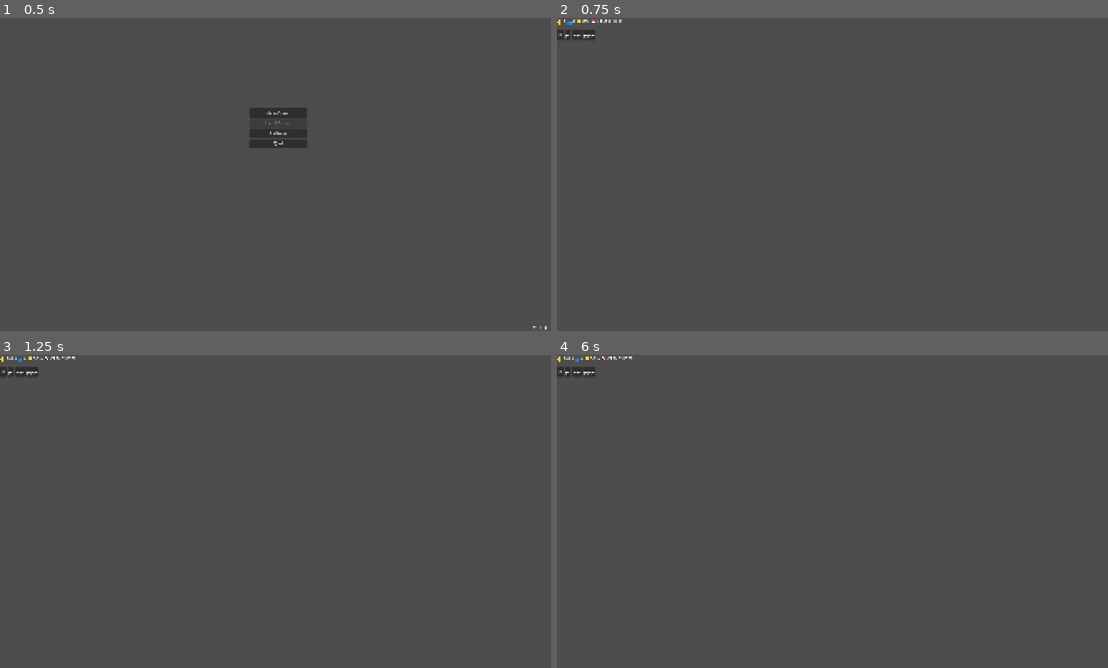
Above: before the commit, frames 1-4 (two rows, left to right).
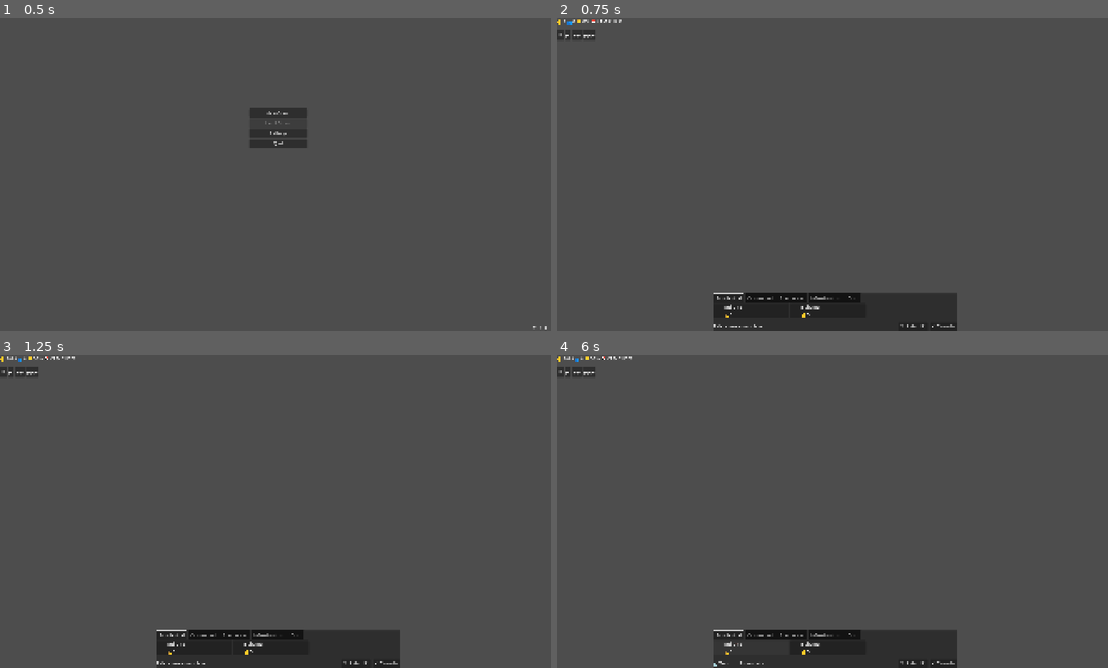
Above: after the commit, the same moments.

Repository: roltipony/consell
Game: Godot game, scene res://scenes/main/MainMenu.tscn
Two runs of this game, one before a commit and one after it. Both use one fixed random seed, a clock stepped at 60 frames per second and the inputs below.
Inputs (mouse positions are in pixels of both pictures, inside the frame that each line leads up to):
- Up to frame 1 (0.5 s): no input
- Up to frame 2 (0.75 s): click "New Game" at 0.5 s
- Up to frame 3 (1.25 s): no input
- Up to frame 4 (6 s): click (915, 664) at 1.25 s, where only the run after the commit has a clickable "↻ Rotar (R)"; click (942, 664) at 2 s, where only the run after the commit has a clickable "✕ Cancelar"; click "⏸" at 2.75 s; click "▶" at 3.5 s; click "▶▶" at 4.25 s; click "▶▶▶" at 5 s; click (749, 646) at 5.77 s

Frame 1 is identical in both runs. In frame 2, 5.3% of the frame differs, in the area x 28-73%, y 87-100%; in frame 3, 5.3%; in frame 4, 4.8%.

Commit message:
first building placer

Diff:
--- a/project.godot
+++ b/project.godot
@@ -87,6 +87,11 @@
 ]
 }
 
+rotate_building={
+"deadzone": 0.5,
+"events": [Object(InputEventKey,"resource_local_to_scene":false,"resource_name":"","device":-1,"window_id":0,"alt_pressed":false,"shift_pressed":false,"ctrl_pressed":false,"meta_pressed":false,"pressed":false,"keycode":0,"physical_keycode":82,"key_label":0,"unicode":114,"location":0,"echo":false,"script":null)]
+}
+
 [rendering]
 
 textures/canvas_textures/default_texture_filter=0
--- a/scenes/ui/BuildMenu.tscn
+++ b/scenes/ui/BuildMenu.tscn
@@ -2,19 +2,66 @@
 
 [ext_resource type="Script" path="res://src/ui/panels/BuildMenu.gd" id="1"]
 
-[node name="BuildMenu" type="PanelContainer"]
+[node name="BuildMenu" type="CanvasLayer"]
+
+[node name="Panel" type="PanelContainer" parent="."]
 script = ExtResource("1")
-visible = false
-offset_right = 300.0
-offset_bottom = 600.0
+anchors_preset = 7
+anchor_left = 0.5
+anchor_top = 1.0
+anchor_right = 0.5
+anchor_bottom = 1.0
+offset_left = -420.0
+offset_top = -130.0
+offset_right = 420.0
+offset_bottom = 0.0
+grow_horizontal = 2
+grow_vertical = 0
 
-[node name="Header" type="HBoxContainer" parent="."]
+[node name="VBox" type="VBoxContainer" parent="Panel"]
+layout_mode = 1
+anchors_preset = 15
+anchor_right = 1.0
+anchor_bottom = 1.0
+offset_left = 6.0
+offset_top = 4.0
+offset_right = -6.0
+offset_bottom = -4.0
+theme_override_constants/separation = 4
 
-[node name="CloseButton" type="Button" parent="Header"]
-text = "✕"
+[node name="CategoryTabs" type="TabBar" parent="Panel/VBox"]
+layout_mode = 2
+size_flags_horizontal = 3
+clip_tabs = false
 
-[node name="TabContainer" type="TabContainer" parent="."]
-offset_top = 40.0
-offset_right = 300.0
-offset_bottom = 600.0
+[node name="Scroll" type="ScrollContainer" parent="Panel/VBox"]
+layout_mode = 2
 size_flags_vertical = 3
+horizontal_scroll_mode = 1
+vertical_scroll_mode = 0
+
+[node name="BtnRow" type="HBoxContainer" parent="Panel/VBox/Scroll"]
+layout_mode = 2
+size_flags_horizontal = 1
+theme_override_constants/separation = 6
+
+[node name="BottomRow" type="HBoxContainer" parent="Panel/VBox"]
+layout_mode = 2
+size_flags_horizontal = 3
+theme_override_constants/separation = 8
+
+[node name="SelectedLabel" type="Label" parent="Panel/VBox/BottomRow"]
+layout_mode = 2
+size_flags_horizontal = 3
+text = "Selecciona un edificio"
+vertical_alignment = 1
+
+[node name="RotateButton" type="Button" parent="Panel/VBox/BottomRow"]
+layout_mode = 2
+custom_minimum_size = Vector2(100, 0)
+text = "↻ Rotar (R)"
+
+[node name="CancelButton" type="Button" parent="Panel/VBox/BottomRow"]
+layout_mode = 2
+custom_minimum_size = Vector2(90, 0)
+text = "✕ Cancelar"
--- a/src/core/EventBus.gd
+++ b/src/core/EventBus.gd
@@ -42,6 +42,7 @@
 signal panel_close_requested(panel_id: String)
 signal build_mode_entered(building_id: String)
 signal build_mode_exited()
+signal build_mode_rotate()   # ← NEW: rotate the ghost 90°
 
 # ─── Event / Disaster Signals ──────────────────────────────────────
 signal game_event_triggered(event_data: Dictionary)
--- a/src/entities/buildings/BuildingData.gd
+++ b/src/entities/buildings/BuildingData.gd
@@ -64,5 +64,6 @@
 	bd.requires_water       = data.get("requires_water",       false)
 	bd.unlock_level         = data.get("unlock_level",         0)
 	bd.max_level            = data.get("max_level",            1)
-	bd.upgrade_costs        = Array(data.get("upgrade_costs",  []))
+	var raw_costs: Array = data.get("upgrade_costs", [])
+	bd.upgrade_costs.assign(raw_costs)
 	return bd
--- a/src/systems/grid/BuildingPlacer.gd
+++ b/src/systems/grid/BuildingPlacer.gd
@@ -1,5 +1,5 @@
 ## BuildingPlacer.gd
-## Handles placement mode: ghost preview, click to place, Escape to cancel.
+## Handles placement mode: ghost preview, click to place, R to rotate, Escape to cancel.
 class_name BuildingPlacer
 extends Node2D
 
@@ -8,6 +8,7 @@
 var _ghost: Node2D = null
 var _hover_cell: Vector2i = Vector2i.ZERO
 var _can_place_here: bool = false
+var _rotation_steps: int = 0   # 0=0°, 1=90°, 2=180°, 3=270°
 
 const COLOR_VALID:   Color = Color(0.2, 1.0, 0.2, 0.5)
 const COLOR_INVALID: Color = Color(1.0, 0.2, 0.2, 0.5)
@@ -15,6 +16,7 @@
 func _ready() -> void:
 	EventBus.build_mode_entered.connect(_on_build_mode_entered)
 	EventBus.build_mode_exited.connect(_on_build_mode_exited)
+	EventBus.build_mode_rotate.connect(_on_build_mode_rotate)
 
 func _process(_delta: float) -> void:
 	if not _active:
@@ -26,9 +28,12 @@
 		return
 	if event.is_action_pressed("place_building"):
 		_try_place()
+	elif event.is_action_pressed("rotate_building"):
+		_rotate()
 	elif event.is_action_pressed("cancel_action"):
 		_cancel()
 
+# ── Placement ─────────────────────────────────────────────────────
 func _try_place() -> void:
 	if not _can_place_here:
 		EventBus.notify("Cannot place here!", "warning")
@@ -44,42 +49,94 @@
 	node.initialize(_pending_data, _hover_cell)
 	get_parent().add_child(node)
 	node.position = GameManager.grid_system.cell_to_world(_hover_cell)
-	GameManager.grid_system.place_building(_pending_data, _hover_cell, node)
+	# Apply visual rotation to the placed building
+	node.rotation_degrees = _rotation_steps * 90.0
+	GameManager.grid_system.place_building(_pending_data_rotated(), _hover_cell, node)
+
+# ── Rotation ──────────────────────────────────────────────────────
+func _rotate() -> void:
+	_rotation_steps = (_rotation_steps + 1) % 4
+	if _ghost:
+		_ghost.rotation_degrees = _rotation_steps * 90.0
+	_update_ghost_position()
+
+## Returns a BuildingData with size swapped if rotated 90° or 270°
+func _pending_data_rotated() -> BuildingData:
+	if _rotation_steps % 2 == 0:
+		return _pending_data
+	# Swap width and height for 90/270 rotation
+	var rotated := BuildingData.new()
+	rotated.id                  = _pending_data.id
+	rotated.display_name        = _pending_data.display_name
+	rotated.description         = _pending_data.description
+	rotated.category            = _pending_data.category
+	rotated.icon_path           = _pending_data.icon_path
+	rotated.scene_path          = _pending_data.scene_path
+	rotated.size                = Vector2i(_pending_data.size.y, _pending_data.size.x)
+	rotated.build_cost          = _pending_data.build_cost
+	rotated.demolish_refund     = _pending_data.demolish_refund
+	rotated.upkeep_per_tick     = _pending_data.upkeep_per_tick
+	rotated.income_per_tick     = _pending_data.income_per_tick
+	rotated.population_capacity = _pending_data.population_capacity
+	rotated.jobs_provided       = _pending_data.jobs_provided
+	rotated.happiness_modifier  = _pending_data.happiness_modifier
+	rotated.resource_production = _pending_data.resource_production
+	rotated.resource_consumption = _pending_data.resource_consumption
+	rotated.requires_road       = _pending_data.requires_road
+	rotated.requires_power      = _pending_data.requires_power
+	rotated.requires_water      = _pending_data.requires_water
+	rotated.unlock_level        = _pending_data.unlock_level
+	rotated.max_level           = _pending_data.max_level
+	rotated.upgrade_costs       = _pending_data.upgrade_costs
+	return rotated
 
 func _cancel() -> void:
 	EventBus.emit_signal("build_mode_exited")
 
+# ── Ghost ─────────────────────────────────────────────────────────
 func _update_ghost_position() -> void:
 	var mouse_world: Vector2 = get_global_mouse_position()
 	_hover_cell = GameManager.grid_system.world_to_cell(mouse_world)
-	_can_place_here = GameManager.grid_system.can_place(_pending_data, _hover_cell)
+	_can_place_here = GameManager.grid_system.can_place(_pending_data_rotated(), _hover_cell)
 	if _ghost:
 		_ghost.position = GameManager.grid_system.cell_to_world(_hover_cell)
 		_ghost.modulate = COLOR_VALID if _can_place_here else COLOR_INVALID
+		_ghost.rotation_degrees = _rotation_steps * 90.0
 
 func _create_ghost() -> void:
 	_destroy_ghost()
 	var scene: PackedScene = load(_pending_data.scene_path)
 	if scene:
 		_ghost = scene.instantiate()
+		# Initialize before entering the tree so Building._ready() assertion passes
+		if _ghost.has_method("initialize"):
+			_ghost.initialize(_pending_data, Vector2i.ZERO)
 		add_child(_ghost)
 		_ghost.modulate = COLOR_VALID
+		_ghost.rotation_degrees = _rotation_steps * 90.0
 
 func _destroy_ghost() -> void:
 	if _ghost:
 		_ghost.queue_free()
 		_ghost = null
 
+# ── EventBus handlers ─────────────────────────────────────────────
 func _on_build_mode_entered(building_id: String) -> void:
 	var raw: Dictionary = ConfigLoader.get_building(building_id)
 	if raw.is_empty():
 		push_error("BuildingPlacer: Unknown building id '%s'" % building_id)
 		return
-	_pending_data = BuildingData.from_dict(raw)
-	_active       = true
+	_pending_data    = BuildingData.from_dict(raw)
+	_rotation_steps  = 0
+	_active          = true
 	_create_ghost()
 
 func _on_build_mode_exited() -> void:
-	_active       = false
-	_pending_data = null
+	_active          = false
+	_pending_data    = null
+	_rotation_steps  = 0
 	_destroy_ghost()
+
+func _on_build_mode_rotate() -> void:
+	if _active:
+		_rotate()
--- a/src/ui/panels/BuildMenu.gd
+++ b/src/ui/panels/BuildMenu.gd
@@ -1,62 +1,126 @@
 ## BuildMenu.gd
-## Side panel listing all available buildings grouped by category.
+## Bottom-centered bar showing all available buildings grouped by category.
+## Click a building to enter placement mode; press R or click Rotate to rotate.
+##
+## Scene tree expected:
+##   CanvasLayer
+##     PanelContainer  ← this script lives here
+##       VBox (VBoxContainer)
+##         CategoryTabs (TabBar)
+##         Scroll (ScrollContainer)
+##           BtnRow (HBoxContainer)
+##         BottomRow (HBoxContainer)
+##           SelectedLabel (Label)
+##           RotateButton (Button)
+##           CancelButton (Button)
 extends PanelContainer
 
-@onready var category_tabs: TabContainer = $TabContainer
-@onready var btn_close:     Button       = $Header/CloseButton
+@onready var category_tabs: TabBar          = $VBox/CategoryTabs
+@onready var btn_row:       HBoxContainer   = $VBox/Scroll/BtnRow
+@onready var lbl_selected:  Label           = $VBox/BottomRow/SelectedLabel
+@onready var btn_rotate:    Button          = $VBox/BottomRow/RotateButton
+@onready var btn_cancel:    Button          = $VBox/BottomRow/CancelButton
 
 const BUILD_BUTTON_SCENE := "res://scenes/ui/BuildButton.tscn"
 
+var _categories: Array[String] = []
+var _buildings_by_cat: Dictionary = {}
+var _active_cat: int = 0
+var _selected_id: String = ""
+
 func _ready() -> void:
-	if btn_close: btn_close.pressed.connect(_close)
-	_populate_menu()
-	visible = false
+	EventBus.build_mode_entered.connect(_on_build_mode_entered)
+	EventBus.build_mode_exited.connect(_on_build_mode_exited)
 	EventBus.panel_open_requested.connect(_on_panel_open)
 	EventBus.panel_close_requested.connect(_on_panel_close)
 
-func _populate_menu() -> void:
+	if btn_rotate: btn_rotate.pressed.connect(_on_rotate_pressed)
+	if btn_cancel: btn_cancel.pressed.connect(_on_cancel_pressed)
+	if category_tabs: category_tabs.tab_changed.connect(_on_tab_changed)
+
+	_build_category_data()
+	_populate_tabs()
+	_show_category(0)
+	visible = true
+
+func _build_category_data() -> void:
+	_buildings_by_cat.clear()
+	_categories.clear()
+	for building_id in ConfigLoader.buildings:
+		var bd: Dictionary = ConfigLoader.buildings[building_id]
+		var cat: String = bd.get("category", "misc")
+		if not _buildings_by_cat.has(cat):
+			_buildings_by_cat[cat] = []
+			_categories.append(cat)
+		_buildings_by_cat[cat].append(bd)
+
+func _populate_tabs() -> void:
 	if not category_tabs: return
+	while category_tabs.tab_count > 0:
+		category_tabs.remove_tab(0)
+	for cat in _categories:
+		category_tabs.add_tab(cat.capitalize())
 
-	for child in category_tabs.get_children():
+func _show_category(cat_index: int) -> void:
+	if not btn_row: return
+	for child in btn_row.get_children():
 		child.queue_free()
+	if cat_index < 0 or cat_index >= _categories.size():
+		return
+	_active_cat = cat_index
+	var cat: String = _categories[cat_index]
+	for bd_raw in _buildings_by_cat.get(cat, []):
+		btn_row.add_child(_create_button(bd_raw))
 
-	var categories: Dictionary = {}
-	for building_id in ConfigLoader.buildings:
-		var bd_raw: Dictionary = ConfigLoader.buildings[building_id]
-		var cat: String = bd_raw.get("category", "misc")
-		if not categories.has(cat):
-			categories[cat] = []
-		categories[cat].append(bd_raw)
-
-	for cat in categories:
-		var scroll := ScrollContainer.new()
-		scroll.name = cat.capitalize()
-		var vbox := VBoxContainer.new()
-		scroll.add_child(vbox)
-		category_tabs.add_child(scroll)
-
-		for bd_raw in categories[cat]:
-			var btn_scene: PackedScene = load(BUILD_BUTTON_SCENE)
-			if btn_scene == null:
-				_add_fallback_button(vbox, bd_raw)
-				continue
-			var btn: Node = btn_scene.instantiate()
-			vbox.add_child(btn)
-			btn.setup(bd_raw)
-			btn.pressed.connect(func(): _on_building_selected(bd_raw["id"]))
-
-func _add_fallback_button(parent: Node, bd_raw: Dictionary) -> void:
+func _create_button(bd_raw: Dictionary) -> Node:
+	var btn_scene: PackedScene = load(BUILD_BUTTON_SCENE)
+	if btn_scene:
+		var btn: Node = btn_scene.instantiate()
+		btn.setup(bd_raw)
+		btn.pressed.connect(func(): _on_building_selected(bd_raw["id"]))
+		return btn
+	# Fallback: plain button if BuildButton.tscn not found
 	var btn := Button.new()
 	btn.text = "%s  💰%d" % [bd_raw.get("display_name", "?"), bd_raw.get("build_cost", 0)]
 	btn.pressed.connect(func(): _on_building_selected(bd_raw["id"]))
-	parent.add_child(btn)
+	return btn
 
 func _on_building_selected(building_id: String) -> void:
+	_selected_id = building_id
+	_update_selected_label()
 	EventBus.emit_signal("build_mode_entered", building_id)
-	_close()
 
-func _close() -> void:
-	visible = false
+func _on_rotate_pressed() -> void:
+	if _selected_id.is_empty(): return
+	EventBus.emit_signal("build_mode_rotate")
+
+func _on_cancel_pressed() -> void:
+	_selected_id = ""
+	_update_selected_label()
+	EventBus.emit_signal("build_mode_exited")
+
+func _update_selected_label() -> void:
+	if not lbl_selected: return
+	if _selected_id.is_empty():
+		lbl_selected.text = "Selecciona un edificio"
+		return
+	var raw: Dictionary = ConfigLoader.get_building(_selected_id)
+	lbl_selected.text = "📐 %s  —  R para rotar" % raw.get("display_name", _selected_id)
+
+func _unhandled_key_input(event: InputEvent) -> void:
+	if not visible: return
+	if event.is_action_pressed("rotate_building"):
+		_on_rotate_pressed()
+
+func _on_tab_changed(tab: int) -> void:
+	_show_category(tab)
+
+func _on_build_mode_entered(_id: String) -> void:
+	pass  # could highlight active button here
+
+func _on_build_mode_exited() -> void:
+	_selected_id = ""
+	_update_selected_label()
 
 func _on_panel_open(panel_id: String, _data: Dictionary) -> void:
 	if panel_id == "build_menu": visible = true
